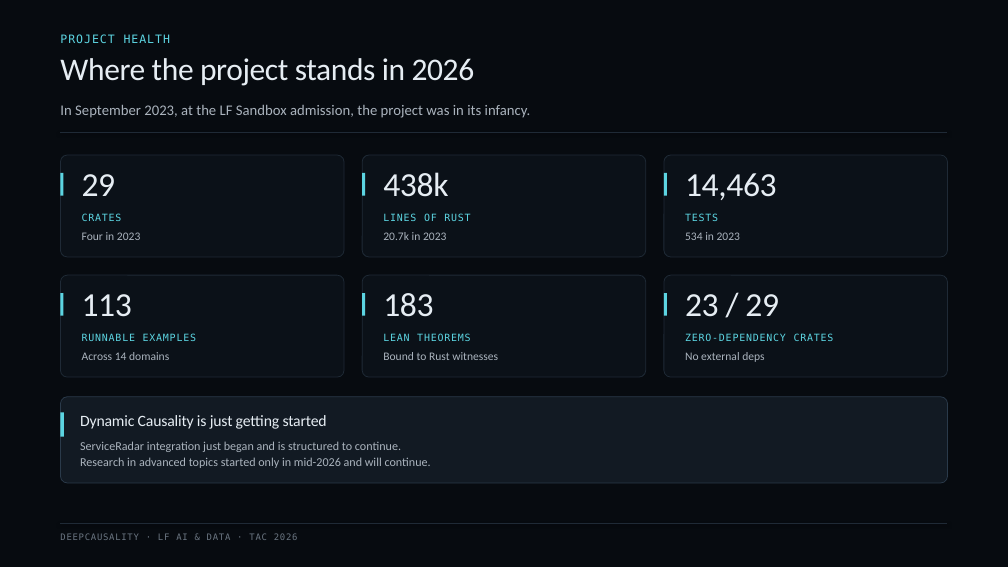
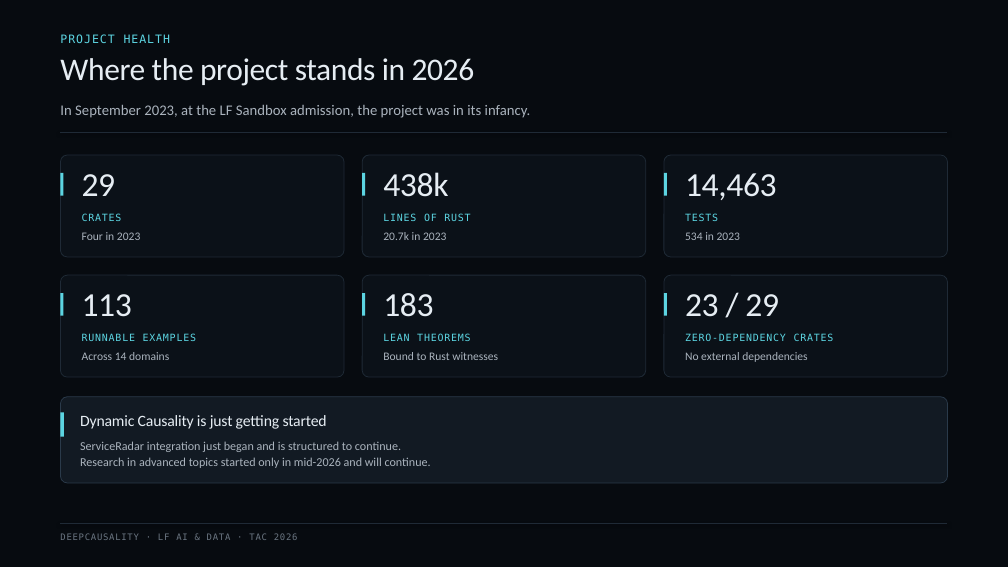
Before and after one commit to deepcausality-rs/deep_causality, a slide deck: slide 14 of docs/LF/slides/LF_2026/DeepCausality_TAC_2026.pptx (slide 13 before the commit). Drawn at 1008x567 pixels with LibreOffice and Linux fonts; fonts in the diff are those of the drawing. Boxes give left, top, right and bottom in pixels: in the first picture for what was removed or moved away, otherwise in the second. Text is boxed around its words. In the diff, an @@ line names an element or a change of style, - is before the commit and + after.

```diff
--- a/docs/LF/slides/LF_2026/DeepCausality_TAC_2026.pptx
+++ b/docs/LF/slides/LF_2026/DeepCausality_TAC_2026.pptx
@@ text at (685,352,807,362): text changed @@
-No external deps
+No external dependencies
```
Also in this commit, not shown: 14 other slides changed, 1 slide added.
